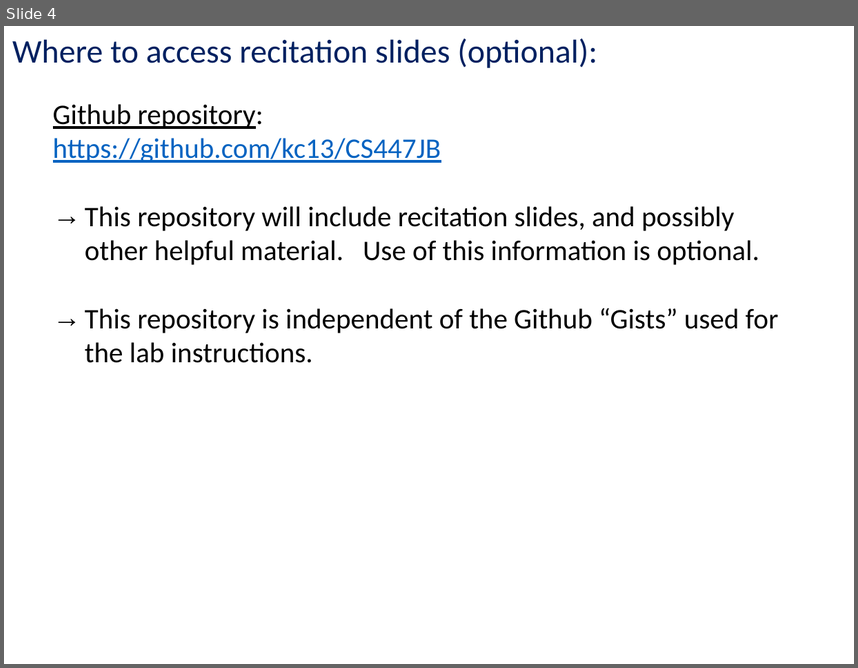
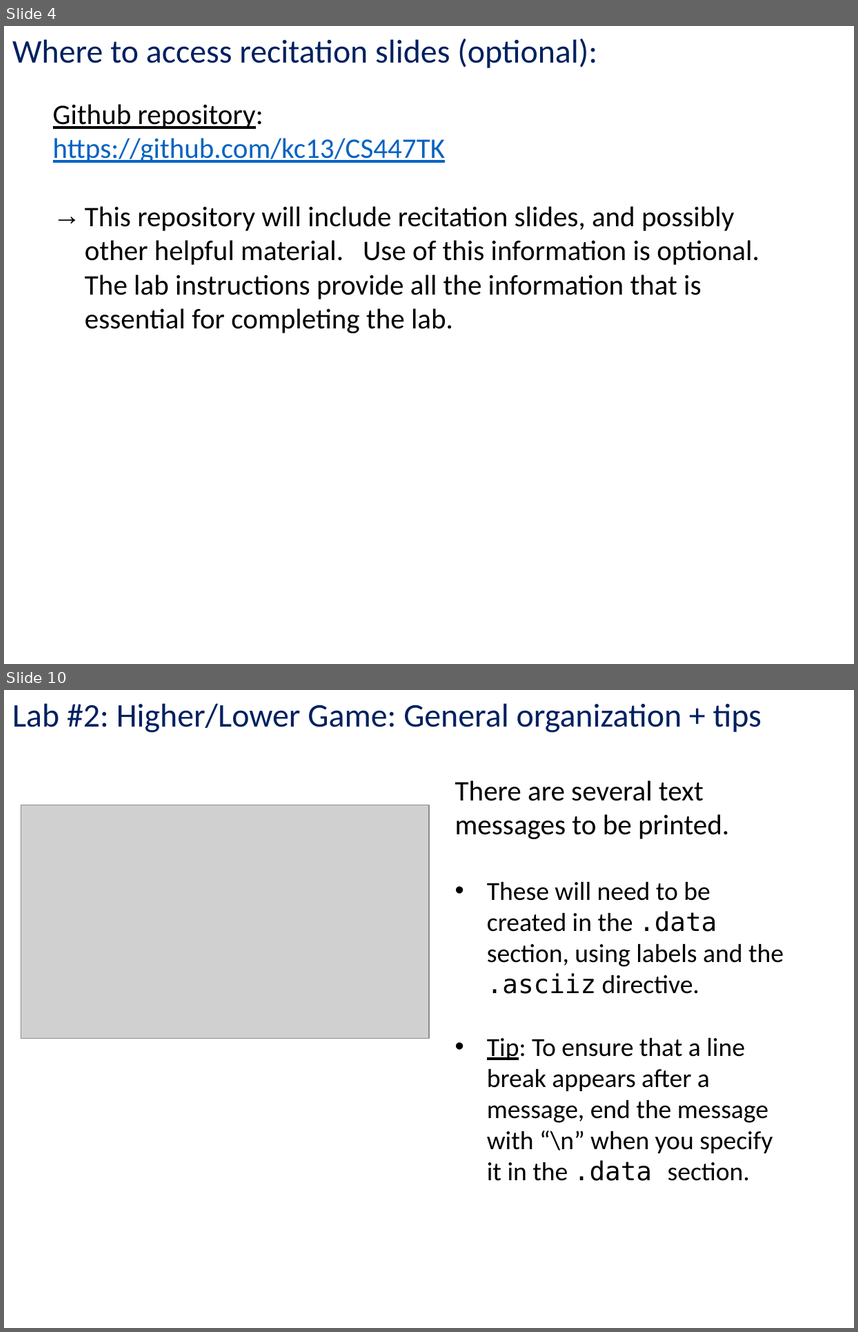
Before and after one commit to kc13/CS447TK, a slide deck: cs447tk_rec1_jan22.pptx. Shown one above the other, each under a label of ours: slide 4 before the commit, slides 4 and 10 after it; the slides between them are not shown. The pictures are 858x668 and 858x1332 pixels, drawn with LibreOffice and Linux fonts; fonts in the diff are those of the drawing; grey boxes stand for pictures. Boxes give left, top, right and bottom in pixels: in the first picture for what was removed or moved away, otherwise in the second. Text is boxed around its words. In the diff, an @@ line names an element or a change of style, - is before the commit and + after.

```diff
--- a/cs447tk_rec1_jan22.pptx
+++ b/cs447tk_rec1_jan22.pptx
@@ slide 10 added at bbox=[4, 690, 854, 1328], background #FFFFFF @@
@@ text added at bbox=[12, 703, 762, 733], 28 pt, text #002060 @@
+Lab #2: Higher/Lower Game: General organization + tips
@@ text added at bbox=[455, 780, 784, 1181], 22 pt, text #000000 @@
+There are several text messages to be printed.
+• These will need to be created in the .data section, using labels and the .asciiz directive.
+• Tip: To ensure that a line break appears after a message, end the message with “\n” when you specify it in the .data section.
@@ picture added at bbox=[21, 805, 429, 1038] @@
@@ slide 4 changed as well @@
@@ text at bbox=[53, 138, 760, 333]: text changed @@
-https://github.com/kc13/CS447JB
-→ This repository will include recitation slides, and possibly other helpful material. Use of this information is optional.
-→ This repository is independent of the Github “Gists” used for the lab instructions.
+https://github.com/kc13/CS447TK
+→ This repository will include recitation slides, and possibly other helpful material. Use of this information is optional. The lab instructions provide all the information that is essential for completing the lab.
```
Also in this commit, not shown: 3 other slides changed, 12 other slides added, 13 slides removed.
